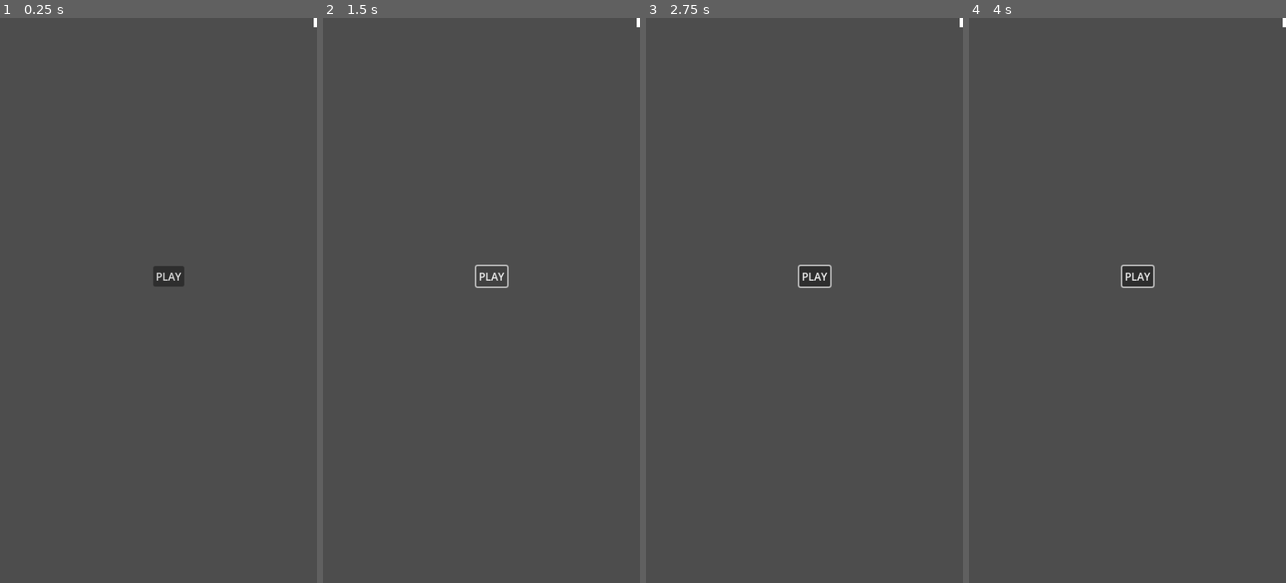
Above: before the commit, frames 1-4 (left to right).
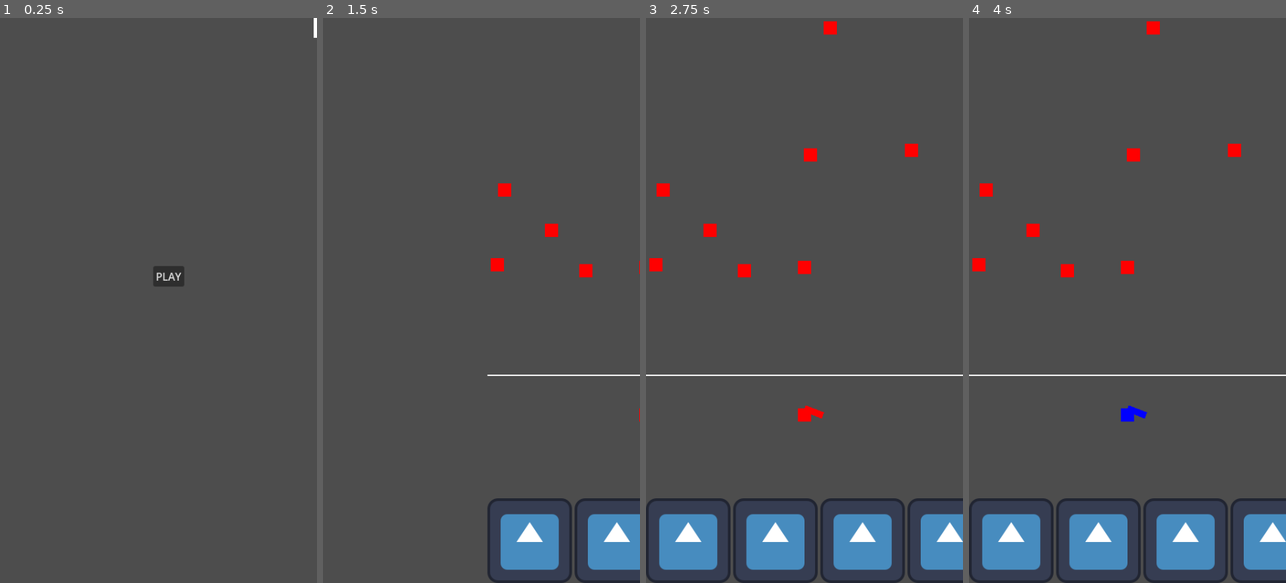
Above: after the commit, the same moments.

Repository: Xavier-Royer/Color-Jumper
Game: Godot game, scene res://Main.tscn
Same seed, same stepped clock (60 frames per second), same inputs: the game is played once before the commit and once after it. The engine's default icon, where the game draws it, is replaced by a stand-in: a white triangle on a blue panel in a dark square.
Inputs (mouse positions are in pixels of both pictures, inside the frame that each line leads up to):
- Up to frame 1 (0.25 s): no input
- Up to frame 2 (1.5 s): click "PLAY" at 0.5 s; click (491, 277) at 1.25 s, where only the run before the commit has a clickable "PLAY"
- Up to frame 3 (2.75 s): click (687, 543) at 2.02 s
- Up to frame 4 (4 s): click (1098, 543) at 2.77 s; click (1184, 543) at 3.52 s

The runs differ from the first frame. In frame 1, less than 0.1% of the frame differs, in the area x 98-100%, y 1-4%; in frame 2, 5.0%; in frame 3, 10%, in the area x 0-100%, y 0-100%; in frame 4, 10%.
Error before the commit: Invalid call. Nonexistent function 'loadGame' in base 'Control'. (res://screen_manager.gd:28)

Commit message:
tried to fix jumping issues with raycasting, some success, not ideal

Diff:
--- a/Main.tscn
+++ b/Main.tscn
@@ -18,6 +18,7 @@
 anchors_preset = 0
 
 [node name="Button" type="Button" parent="ScreenManager/HomeScreen"]
+layout_mode = 0
 offset_left = 232.0
 offset_top = 375.0
 offset_right = 279.0
@@ -41,23 +42,47 @@
 script = ExtResource("4_cm0pq")
 
 [node name="CollisionShape2D" type="CollisionShape2D" parent="ScreenManager/GameScreen/Objects/Player"]
-position = Vector2(0, -1)
+position = Vector2(0, 15)
 shape = SubResource("RectangleShape2D_r0du0")
 
 [node name="ColorRect" type="ColorRect" parent="ScreenManager/GameScreen/Objects/Player"]
 offset_left = -5.0
-offset_top = -16.0
 offset_right = 5.0
-offset_bottom = 14.0
+offset_bottom = 30.0
 
 [node name="VisibleOnScreenNotifier2D" type="VisibleOnScreenNotifier2D" parent="ScreenManager/GameScreen/Objects/Player"]
+position = Vector2(-7.62939e-06, 15)
+scale = Vector2(0.499999, 1.5)
+
+[node name="RayCastRight" type="RayCast2D" parent="ScreenManager/GameScreen/Objects/Player"]
+modulate = Color(1, 0.2, 1, 1)
+position = Vector2(5, 16)
+target_position = Vector2(0, -120)
+collision_mask = 0
+collide_with_areas = true
+
+[node name="RayCastLeft" type="RayCast2D" parent="ScreenManager/GameScreen/Objects/Player"]
+modulate = Color(1, 0.2, 1, 1)
+position = Vector2(-5, 16)
+target_position = Vector2(0, -120)
+collision_mask = 0
+collide_with_areas = true
+
+[node name="RayCastMiddle" type="RayCast2D" parent="ScreenManager/GameScreen/Objects/Player"]
+modulate = Color(1, 0.2, 1, 1)
+position = Vector2(0, 16)
+target_position = Vector2(0, -120)
+collision_mask = 0
+collide_with_areas = true
 
 [node name="ColorRect" type="ColorRect" parent="ScreenManager/GameScreen"]
 visible = false
+layout_mode = 0
 offset_right = 480.0
 offset_bottom = 854.0
 
 [node name="ColorButtons" type="HBoxContainer" parent="ScreenManager/GameScreen"]
+layout_mode = 0
 offset_top = 726.0
 offset_right = 128.0
 offset_bottom = 854.0
@@ -78,6 +103,12 @@
 layout_mode = 2
 texture_normal = ExtResource("3_r0du0")
 
+[node name="Line2D" type="Line2D" parent="ScreenManager/GameScreen"]
+position = Vector2(0, 540)
+points = PackedVector2Array(0, 0, 500, 0)
+closed = true
+width = 2.0
+
 [node name="GameOverScreen" type="Control" parent="ScreenManager"]
 layout_mode = 3
 anchors_preset = 0
@@ -85,6 +116,7 @@
 offset_right = 480.0
 
 [node name="Button" type="Button" parent="ScreenManager/GameOverScreen"]
+layout_mode = 0
 offset_left = 200.0
 offset_top = 300.0
 offset_right = 288.0
--- a/block.gd
+++ b/block.gd
@@ -2,6 +2,8 @@
 
 var playerOn  = false
 signal invalidBlock
+@onready var blockArea = $Area2D
+
 
 func setColor(color):
 	for i in range(4):
@@ -27,9 +29,16 @@
 
 func _on_area_entered(area: Area2D) -> void:
 	#if two blocks spawn on top of each other, delete both of them
-	if area.get_collision_layer_value(8):
-		print("invalid")
-		emit_signal("invalidBlock")
-		queue_free()
-	elif area.get_collision_layer_value(7):
+	#if area.get_collision_layer_value(9):
+
+	if area.get_collision_layer_value(7):
 		playerOn = true
+
+
+func _on_spawn_radius_area_entered(area: Area2D) -> void:
+	print("invalid")
+	#need to update the spawn function to fix this, bc this goes into an infinite loop
+	blockArea.set_collision_mask_value(9,false)
+	blockArea.set_collision_layer_value(9,false)
+	#emit_signal("invalidBlock")
+	queue_free()
--- a/block.tscn
+++ b/block.tscn
@@ -1,8 +1,11 @@
-[gd_scene load_steps=3 format=3 uid="uid://qt0hublfhka5"]
+[gd_scene load_steps=4 format=3 uid="uid://qt0hublfhka5"]
 
 [ext_resource type="Script" uid="uid://6q3vbqb2ecbh" path="res://block.gd" id="1_im0tn"]
 
 [sub_resource type="RectangleShape2D" id="RectangleShape2D_xfwl5"]
+
+[sub_resource type="CircleShape2D" id="CircleShape2D_im0tn"]
+radius = 25.0
 
 [node name="Block" type="Area2D"]
 collision_layer = 128
@@ -18,5 +21,13 @@
 [node name="CollisionShape2D" type="CollisionShape2D" parent="."]
 shape = SubResource("RectangleShape2D_xfwl5")
 
+[node name="Area2D" type="Area2D" parent="."]
+collision_layer = 256
+collision_mask = 256
+
+[node name="CollisionShape2D2" type="CollisionShape2D" parent="Area2D"]
+shape = SubResource("CircleShape2D_im0tn")
+
 [connection signal="area_entered" from="." to="." method="_on_area_entered"]
 [connection signal="area_shape_entered" from="." to="." method="_on_area_shape_entered"]
+[connection signal="area_entered" from="Area2D" to="." method="_on_spawn_radius_area_entered"]
--- a/game_screen.gd
+++ b/game_screen.gd
@@ -1,18 +1,24 @@
-extends Node2D
+extends Control
 
 signal gameOverScreen
 
 @onready var blockScene = preload("res://block.tscn")
 @onready var player = $Objects/Player
+@onready var rayCastLeft = $Objects/Player/RayCastLeft
+@onready var rayCastRight = $Objects/Player/RayCastRight
+@onready var rayCastMiddle = $Objects/Player/RayCastMiddle
+
 @onready var movingObjects = $Objects
 var currentColor
 var currentBlock
 var gameState = "OVER" #OVER, READY, PLAYING
 var direction = Vector2(0,0)
-var velocity = 1000
+var velocity = 2000
 var gameSpeed = 150
 var spawnRate = .3 # higher spawn rate = less spawn
 var gameRunTime = 0
+var intersectionPosition = null
+var jumping = false
 
 var colorToNumber ={
 	"RED": 1,
@@ -57,6 +63,8 @@
 	block.setColor("RED")
 
 
+
+
 	#generates the rest of the starting blocks
 	for i in randi_range(8,10):
 		block = blockScene.instantiate()
@@ -66,6 +74,8 @@
 
 	player.position = Vector2(240,590) + self.position
 
+
+
 func changeColor(newColor):
 
 	#change the curren block's color
@@ -75,8 +85,13 @@
 	#reset all the other collision layer masks
 	for i in range(4):
 		player.set_collision_mask_value(i+1,false)
+		rayCastLeft.set_collision_mask_value(i+1,false)
+		rayCastRight.set_collision_mask_value(i+1,false)
+		rayCastMiddle.set_collision_mask_value(i+1,false)
 	player.set_collision_mask_value(colorToNumber[newColor],true)
-
+	rayCastLeft.set_collision_mask_value(colorToNumber[newColor],true)
+	rayCastRight.set_collision_mask_value(colorToNumber[newColor],true)
+	rayCastMiddle.set_collision_mask_value(colorToNumber[newColor],true)
 
 
 	#change the players color
@@ -84,7 +99,7 @@
 
 #player captureing block
 func _on_player_area_entered(area: Area2D) -> void:
-
+	print("Caught Block")
 	if area.get_collision_layer_value(8):
 		currentBlock = area
 		direction = Vector2(0,0)
@@ -111,14 +126,50 @@
 				#Change direction of the player to look at mouse
 				player.look_at(mousePosition)
 				player.rotation += deg_to_rad(90)
+				jumping = true
 
 
 func _process(delta: float) -> void:
 	if gameState == "PLAYING":
+
+
+		var rayCast = null
+		if rayCastMiddle.is_colliding():
+			rayCast = rayCastMiddle
+		elif rayCastLeft.is_colliding():
+			rayCast = rayCastLeft
+		else:
+			rayCast = rayCastRight
+
+		#updates player movement
+		if rayCast.is_colliding() and rayCast.get_collider() != currentBlock:
+			var currentPosition  = player.global_position
+			intersectionPosition = rayCast.get_collision_point()
+			#print("colliding")
+			#if velocity is an overshoot, than adjust it, otherwise move normally
+
+			var currentDistance = intersectionPosition - currentPosition
+
+			if abs(velocity*delta*direction.x) < abs(currentDistance.x):
+				print("NOT TELEPORTING")
+				player.position+= velocity*delta*direction
+			else:
+				print("TELEPORTING")
+				player.position+= currentDistance
+			#player.position += min(velocity*delta*direction, currentDistance)
+
+
+
+		else:
+			#print("UPDATING POSITION")
+			player.position += velocity*delta*direction
+
+
+		#updates game time and moves background down
 		gameRunTime += delta
-		player.position += velocity*delta*direction
 		movingObjects.position.y += delta*gameSpeed
 
+		#randomly generates new blocks
 		if randi_range(0,spawnRate/delta) == 1:
 			spawnBlock()
 
@@ -127,9 +178,10 @@
 
 
 func _on_player_area_exited(area: Area2D) -> void:
-	if area == currentBlock:
+	if area == currentBlock and jumping:
 		currentBlock.queue_free()
 		currentBlock = null
+		jumping = false
 
 func spawnBlock():
 
--- a/project.godot
+++ b/project.godot
@@ -45,6 +45,7 @@
 2d_physics/layer_6="COIN"
 2d_physics/layer_7="PLAYER"
 2d_physics/layer_8="BLOCK"
+2d_physics/layer_9="SPAWNRADIUS"
 
 [rendering]
 
